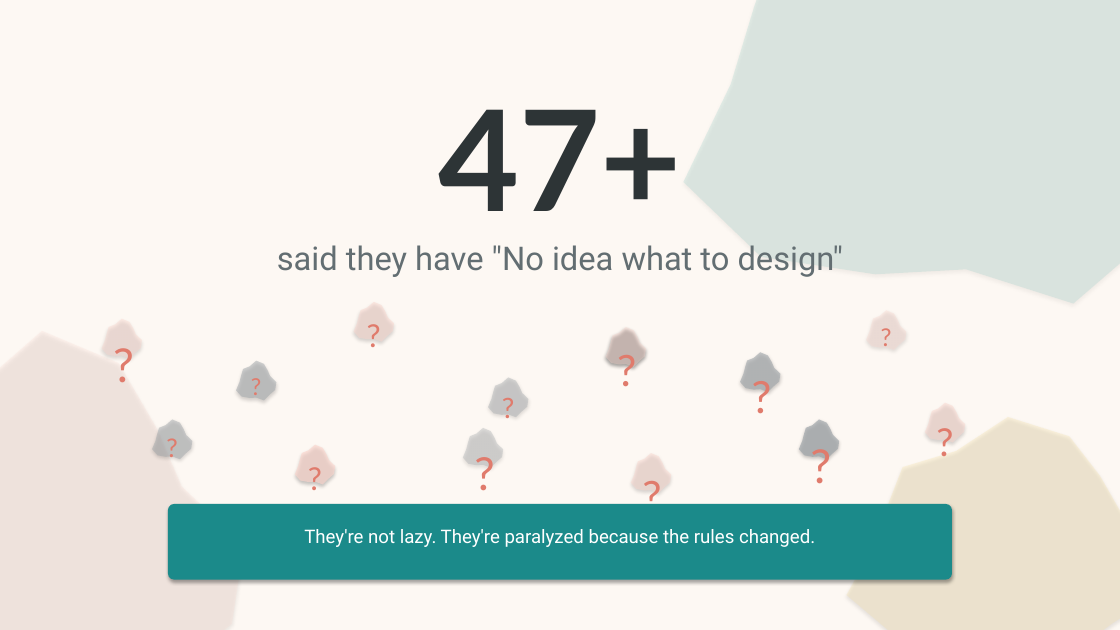
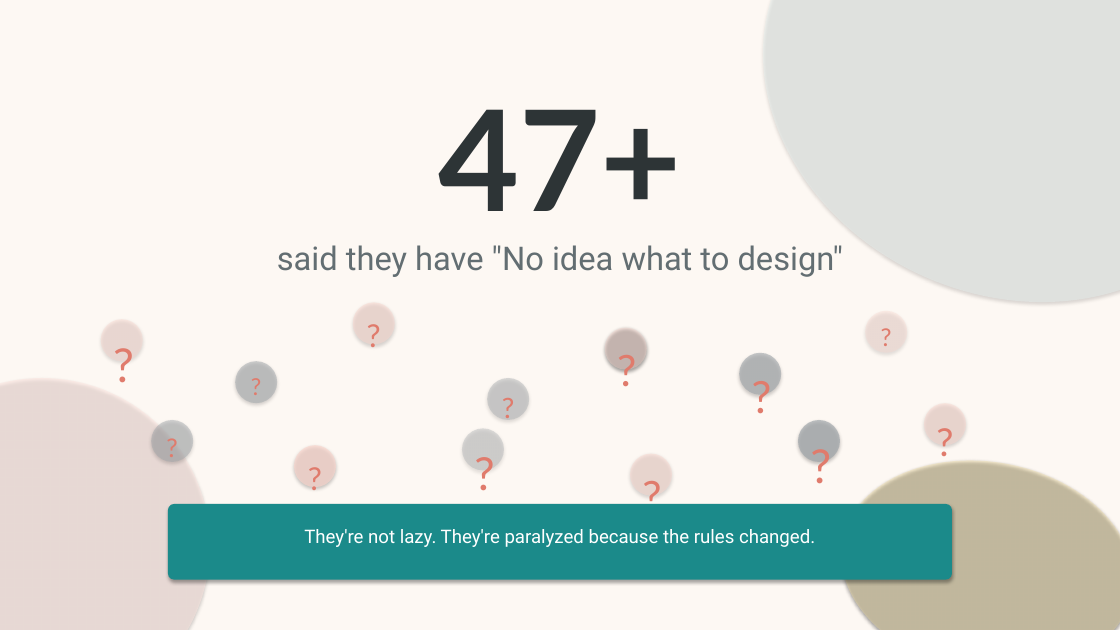
Before and after one commit to seeeadd/webby-slides-bailey, a slide deck: slide 15 of Bailey_Etsy_Reset_V2.pptx. Drawn at 1120x630 pixels with LibreOffice and Linux fonts; fonts in the diff are those of the drawing. Boxes give left, top, right and bottom in pixels: in the first picture for what was removed or moved away, otherwise in the second. Text is boxed around its words. In the diff, an @@ line names an element or a change of style, - is before the commit and + after.

```diff
--- a/Bailey_Etsy_Reset_V2.pptx
+++ b/Bailey_Etsy_Reset_V2.pptx
@@ freeform shape removed at bbox=[684, 0, 1120, 303] @@
@@ ellipse added at bbox=[691, 0, 1120, 381], fill #E8F5F3 at 40% opacity @@
@@ ellipse added at bbox=[101, 319, 143, 361], fill #FDD5CC at 37% opacity @@
@@ freeform shape removed at bbox=[102, 318, 202, 630] @@
@@ ellipse added at bbox=[353, 302, 395, 344], fill #FDD5CC at 44% opacity @@
@@ freeform shape removed at bbox=[354, 302, 706, 605] @@
@@ ellipse added at bbox=[605, 328, 647, 370], fill #FDD5CC at 35% opacity @@
@@ freeform shape removed at bbox=[606, 327, 1120, 630] @@
@@ ellipse added at bbox=[865, 311, 907, 353], fill #FDD5CC at 31% opacity @@
@@ freeform shape removed at bbox=[866, 310, 1120, 622] @@
@@ freeform shape removed at bbox=[0, 331, 244, 630] @@
@@ ellipse added at bbox=[0, 340, 248, 630], fill #FEE5E0 at 50% opacity @@
@@ ellipse added at bbox=[739, 353, 781, 395], fill #9CA3A8 at 57% opacity @@
@@ freeform shape removed at bbox=[740, 352, 1120, 630] @@
@@ ellipse added at bbox=[235, 361, 277, 403], fill #9CA3A8 at 47% opacity @@
@@ freeform shape removed at bbox=[236, 360, 471, 630] @@
@@ ellipse added at bbox=[487, 378, 529, 420], fill #9CA3A8 at 36% opacity @@
@@ freeform shape removed at bbox=[488, 377, 975, 630] @@
@@ freeform shape removed at bbox=[152, 419, 302, 630] @@
@@ freeform shape removed at bbox=[799, 419, 1120, 630] @@
@@ freeform shape removed at bbox=[847, 417, 1120, 630] @@
@@ ellipse added at bbox=[924, 403, 966, 445], fill #FDD5CC at 44% opacity @@
@@ freeform shape removed at bbox=[925, 402, 1120, 630] @@
@@ ellipse added at bbox=[151, 420, 193, 462], fill #9CA3A8 at 43% opacity @@
@@ ellipse added at bbox=[294, 445, 336, 487], fill #FDD5CC at 62% opacity @@
@@ freeform shape removed at bbox=[295, 444, 588, 630] @@
@@ ellipse added at bbox=[462, 429, 504, 471], fill #9CA3A8 at 31% opacity @@
@@ freeform shape removed at bbox=[463, 428, 924, 630] @@
@@ ellipse added at bbox=[798, 420, 840, 462], fill #9CA3A8 at 64% opacity @@
@@ ellipse added at bbox=[824, 438, 1120, 630], fill #F7E19C at 35% opacity @@
@@ ellipse added at bbox=[630, 454, 672, 496], fill #FDD5CC at 42% opacity @@
@@ freeform shape removed at bbox=[631, 453, 1120, 630] @@
```
Also in this commit, not shown: 19 other slides changed, 2 other files.
